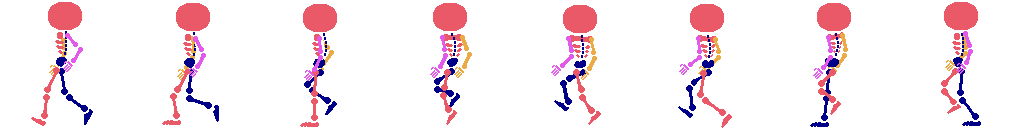
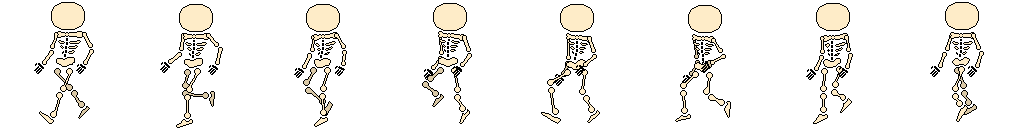
Comparing the layer stacks of the two 1024px x 128px images. Changes:
added layer "Blocking_5_Down" above "old" over (x1=34, y1=2, x2=984, y2=128)
hid "Blocking_4_Up", moved it into group "old" over (x1=31, y1=2, x2=981, y2=128)
